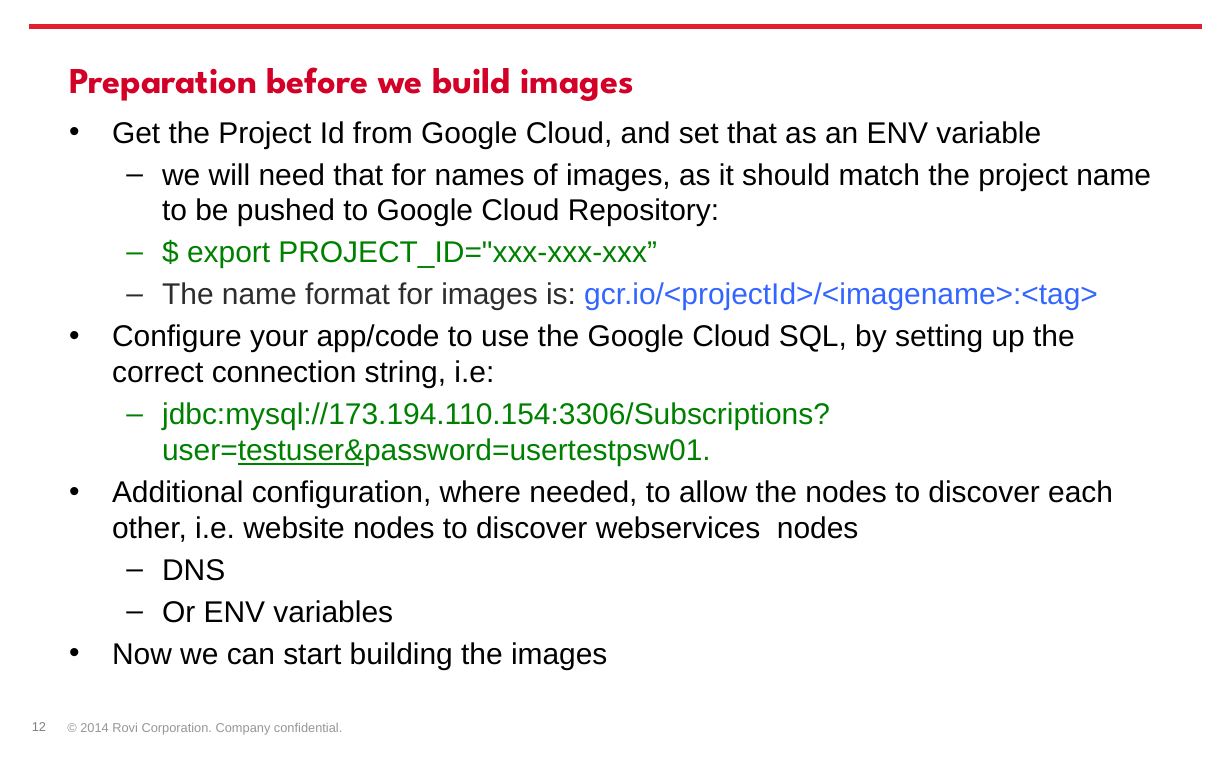
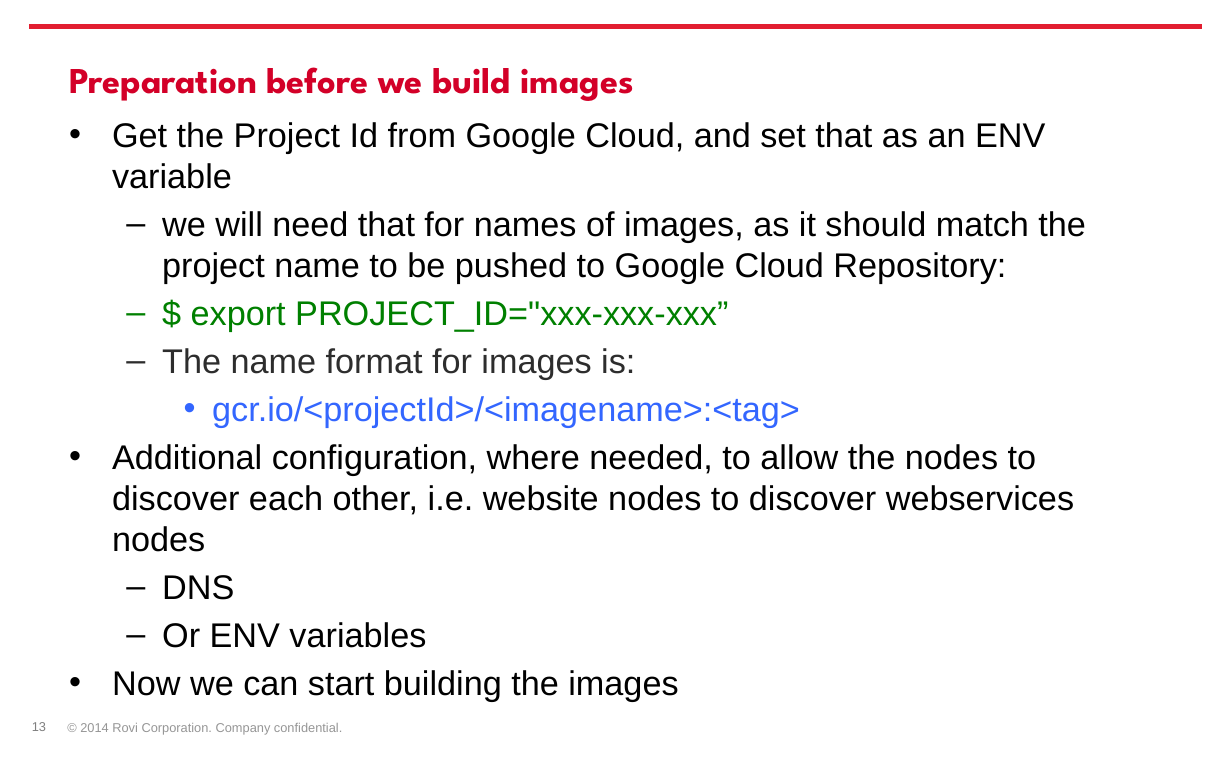
Before and after one commit to gevgev/subscribers, a slide deck: slide 13 of docker-kubernetes-intro-starting-a-project.pptx (slide 12 before the commit). Drawn at 1232x770 pixels with LibreOffice and Linux fonts; fonts in the diff are those of the drawing; background and template pictures are left out. Boxes give left, top, right and bottom in pixels: in the first picture for what was removed or moved away, otherwise in the second. Text is boxed around its words. In the diff, an @@ line names an element or a change of style, - is before the commit and + after.

```diff
--- a/docker-kubernetes-intro-starting-a-project.pptx
+++ b/docker-kubernetes-intro-starting-a-project.pptx
@@ text at box(112, 122, 1086, 701): size 28 to 32 pt in "Get the Project Id from Google Cloud, ...", "we will need that for names of ...", "$ export PROJECT_ID="xxx-xxx-xxx”", "Additional configuration, where needed, to allow the ..." and 3 more places @@
@@ text at box(162, 348, 800, 427): text changed; size 28 to 32 pt; text colour #000000 to #3366FF @@
-  – The name format for images is: gcr.io/<projectId>/<imagename>:<tag>
-• Configure your app/code to use the Google Cloud SQL, by setting up the correct connection string, i.e:
-  – jdbc:mysql://173.194.110.154:3306/Subscriptions?user=testuser&password=usertestpsw01.
+  – The name format for images is:
+    • gcr.io/<projectId>/<imagename>:<tag>
```
Also in this commit, not shown: 5 other slides changed, 1 slide added.
